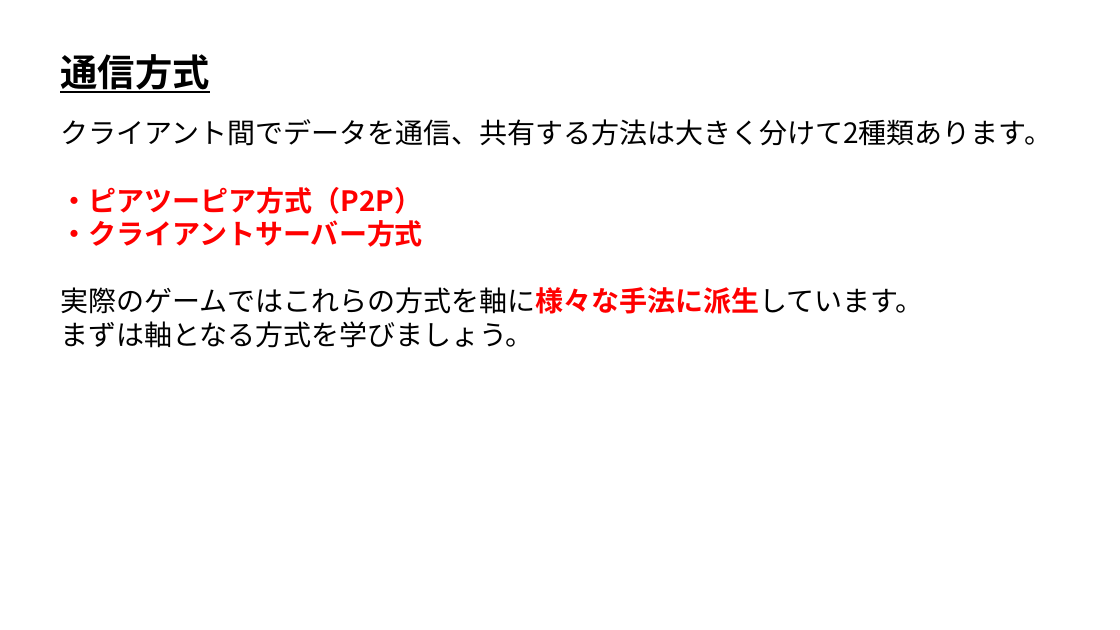
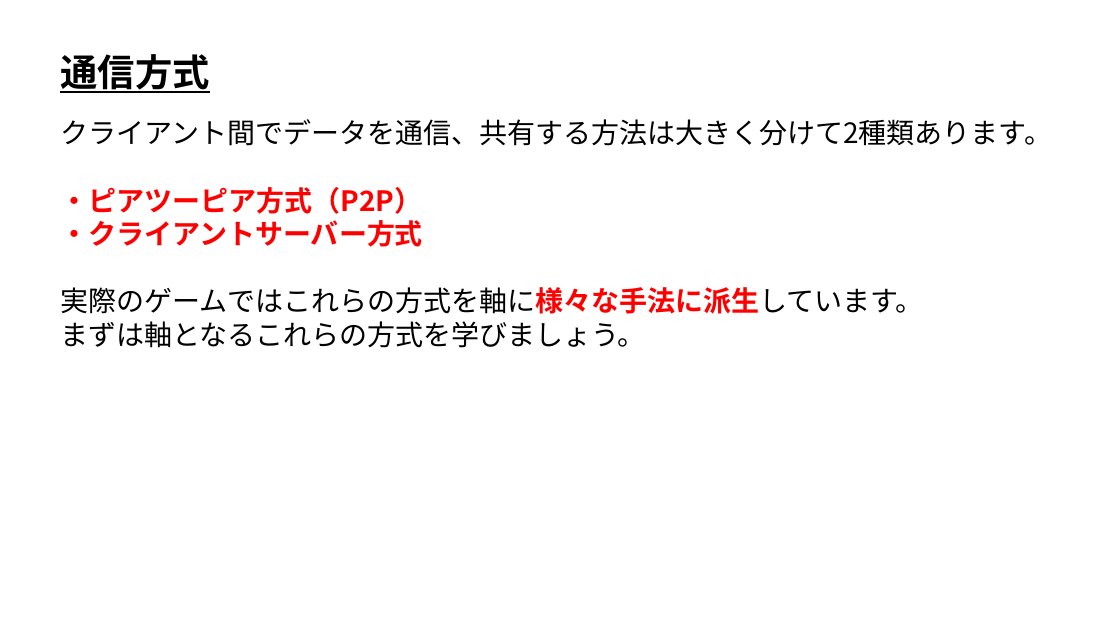
Before and after one commit to ArakiYusuke-Ohara/Textbook, a slide deck: slide 2 of ゲーム科3年/00_前期/オンラインゲームプログラミングⅠ/03_通信方式.pptx. Drawn at 1120x630 pixels with LibreOffice and Linux fonts; fonts in the diff are those of the drawing. Boxes give left, top, right and bottom in pixels: in the first picture for what was removed or moved away, otherwise in the second. Text is boxed around its words. In the diff, an @@ line names an element or a change of style, - is before the commit and + after.

```diff
--- a/ゲーム科3年/00_前期/オンラインゲームプログラミングⅠ/03_通信方式.pptx
+++ b/ゲーム科3年/00_前期/オンラインゲームプログラミングⅠ/03_通信方式.pptx
@@ text at (x1=60, y1=321, x2=646, y2=348): text changed @@
-まずは軸となる方式を学びましょう。
+まずは軸となるこれらの方式を学びましょう。
```
Also in this commit, not shown: 1 other slide changed, 2 other files.
